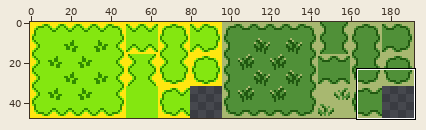
Edited in one commit: pixel-art file (Environments/Overworld/GrassTiles.aseprite). The first picture is a wide view before the edit; the outline marks the close-up.
Close-up. As it was:
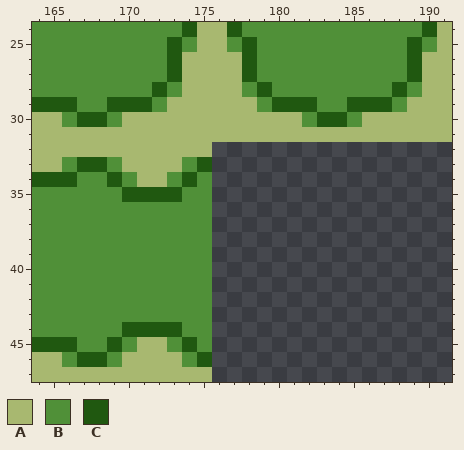
192x48 pixels, 1 frame. Shown: x 164..191, y 24..47.
Palette (. is transparent): A #a8b870  B #509038  C #205810
Pixels before, first column x 164:
24 BBBBBBBBBBCAACBBBBBBBBBBBBCA
25 BBBBBBBBBCBAABCBBBBBBBBBBCBA
26 BBBBBBBBBCAAAACBBBBBBBBBBCAA
27 BBBBBBBBBCAAAACBBBBBBBBBBCAA
28 BBBBBBBBCBAAAABCBBBBBBBBCBAA
29 CCCBBCCCBAAAAAABCCCBBCCCBAAA
30 AABCCBAAAAAAAAAAAABCCBAAAAAA
31 AAAAAAAAAAAAAAAAAAAAAAAAAAAA
32 AAAAAAAAAAAA................
33 AABCCBAAAABC................
34 CCCBBCBAABCB................
35 BBBBBBCCCCBB................
36 BBBBBBBBBBBB................
37 BBBBBBBBBBBB................
38 BBBBBBBBBBBB................
39 BBBBBBBBBBBB................
40 BBBBBBBBBBBB................
41 BBBBBBBBBBBB................
42 BBBBBBBBBBBB................
43 BBBBBBBBBBBB................
44 BBBBBBCCCCBB................
45 CCCBBCBAABCB................
46 AABCCBAAAABC................
47 AAAAAAAAAAAA................
And afterwards:
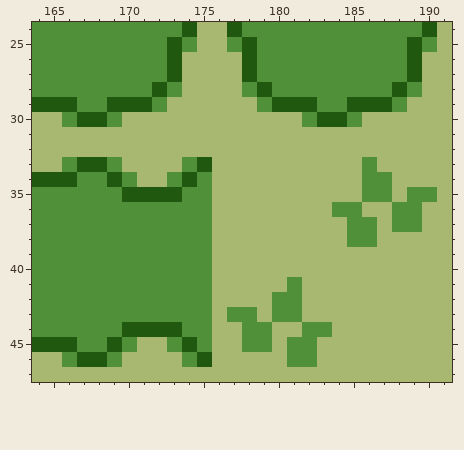
The edit:
Changed rows in their new state; - is an unchanged pixel.
first column x 176:
32 AAAAAAAAAAAAAAAA
33 AAAAAAAAAABAAAAA
34 AAAAAAAAAABBAAAA
35 AAAAAAAAAABBABBA
36 AAAAAAAABBAABBAA
37 AAAAAAAAABBABBAA
38 AAAAAAAAABBAAAAA
39 AAAAAAAAAAAAAAAA
40 AAAAAAAAAAAAAAAA
41 AAAAABAAAAAAAAAA
42 AAAABBAAAAAAAAAA
43 ABBABBAAAAAAAAAA
44 AABBAABBAAAAAAAA
45 AABBABBAAAAAAAAA
46 AAAAABBAAAAAAAAA
47 AAAAAAAAAAAAAAAA
